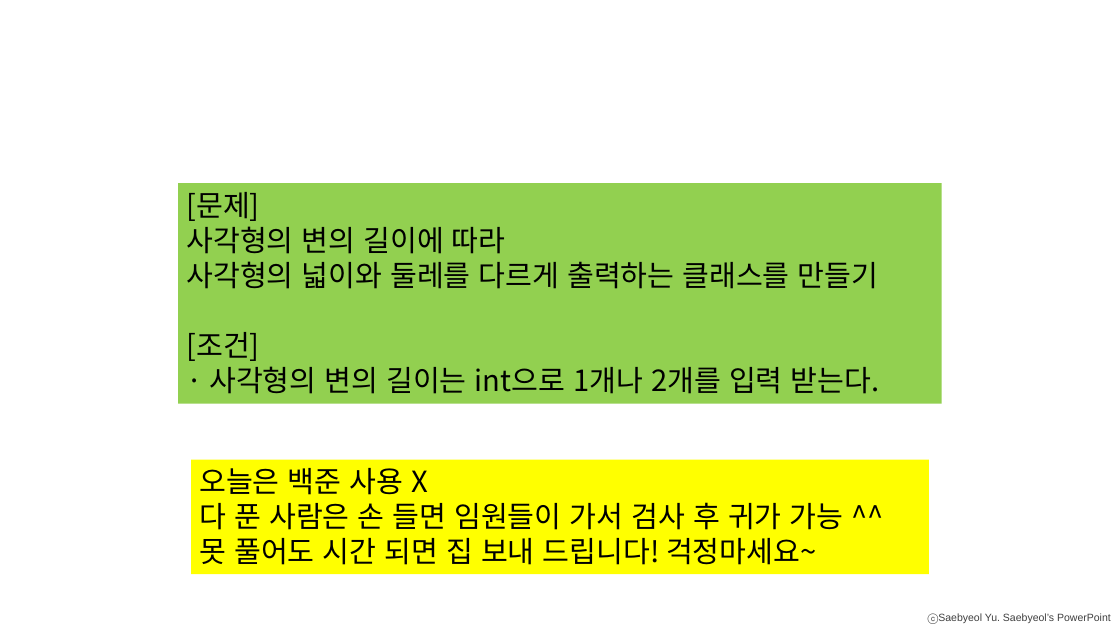
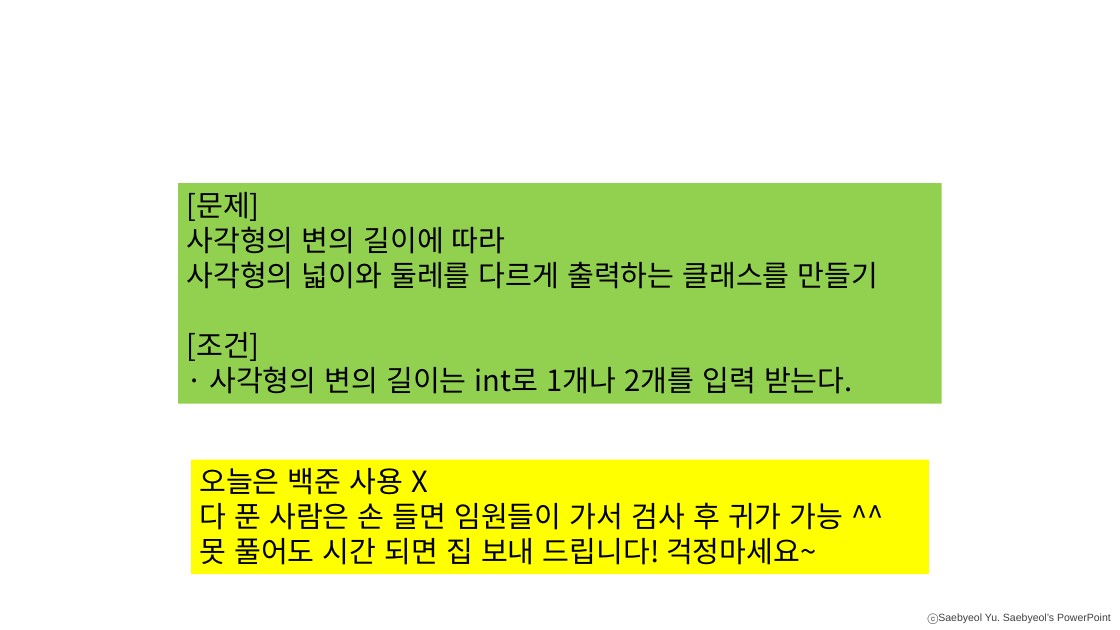
Before and after one commit to win929/2024_Admin_Java_Education, a slide deck: slide 28 of 교육 자료/[JAVA]2024_어드민교육_4주차.pptx. Drawn at 1120x630 pixels with LibreOffice and Linux fonts; fonts in the diff are those of the drawing; background and template pictures are left out. Boxes give left, top, right and bottom in pixels: in the first picture for what was removed or moved away, otherwise in the second. Text is boxed around its words. In the diff, an @@ line names an element or a change of style, - is before the commit and + after.

Commit message:
correction of typos

```diff
--- a/교육 자료/[JAVA]2024_어드민교육_4주차.pptx
+++ b/교육 자료/[JAVA]2024_어드민교육_4주차.pptx
@@ text in rectangle at (x1=209, y1=366, x2=853, y2=394): text changed @@
-· 사각형의 변의 길이는 int으로 1개나 2개를 입력 받는다.
+· 사각형의 변의 길이는 int로 1개나 2개를 입력 받는다.
```
